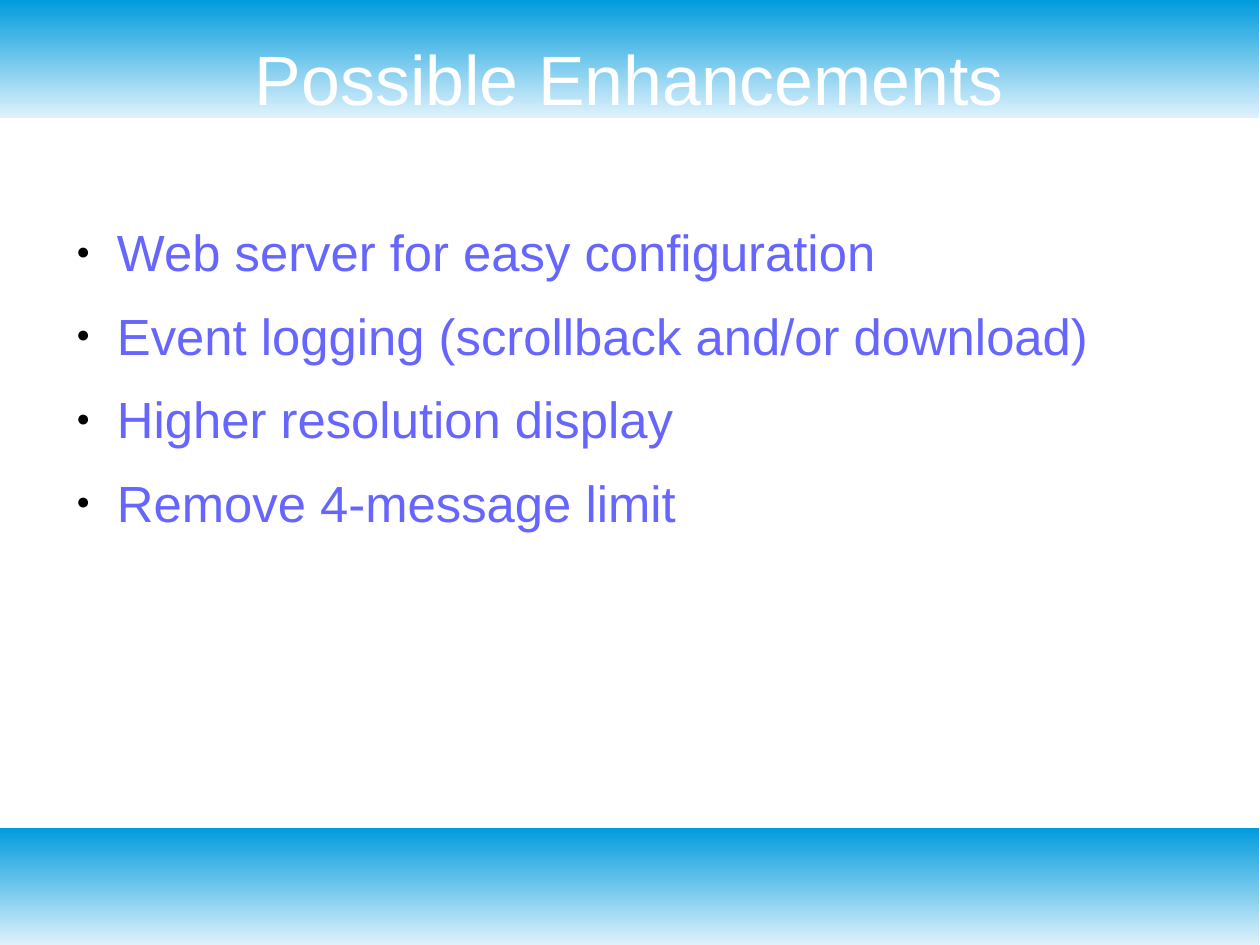
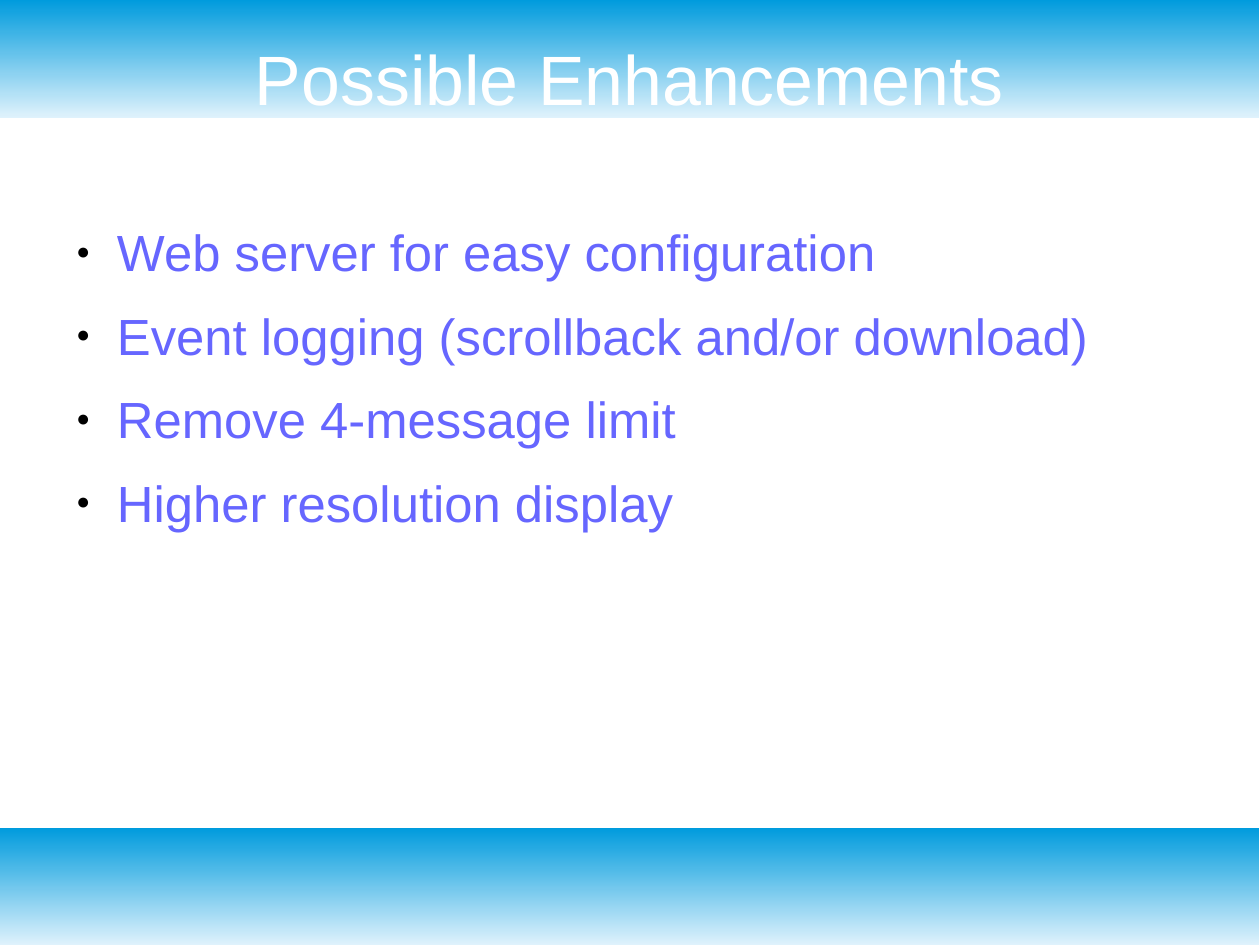
Before and after one commit to buteomont/mqttListener, a slide deck: slide 11 of presentation/HOT Club presentation.odp. Drawn at 1260x945 pixels with LibreOffice and Linux fonts; fonts in the diff are those of the drawing. Boxes give left, top, right and bottom in pixels: in the first picture for what was removed or moved away, otherwise in the second. Text is boxed around its words. In the diff, an @@ line names an element or a change of style, - is before the commit and + after.

```diff
--- a/presentation/HOT Club presentation.odp
+++ b/presentation/HOT Club presentation.odp
@@ text at <box>117,401,676,449</box>: paragraph added @@
+● Remove 4-message limit
@@ text at <box>117,485,676,532</box>: paragraph removed @@
-● Remove 4-message limit
```
Also in this commit, not shown: 6 other slides changed, 1 slide added, 1 other file.
